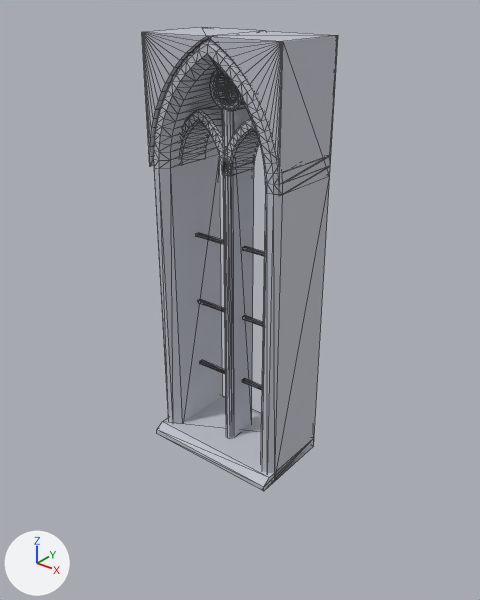
Renders of the FBX model Assets/HollowCurrent/Resources/Castle/HallLancetWindow.fbx from each side of a commit.
The view is the same before and after, from a 50 mm lens placed at (2.53, -3.14, 3.08), pointed at (0.0, 0.02, 1.13). Arrows for +X, +Y and +Z are at lower left; the lights stay in place. The first picture is the older version. Mesh edges are drawn as thin lines. Where no turn or scale is listed for an object, it has been applied to the vertices. Vertices at exactly the same position are counted once.

Objects in the first picture: 'HallLancetWindow'.
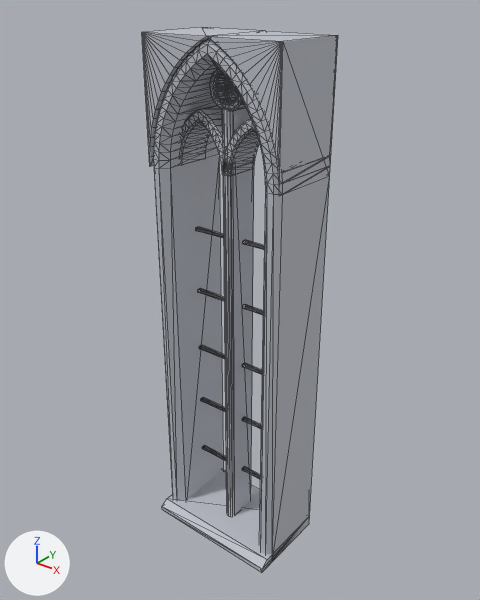
The newer file is also turned or shifted as a whole; pictures and numbers use the older file's frame.

Location of each change, [x1, y1, x2, y2] in pixels of the pictures (480 x 600 px; the box of a moved part takes in the faces that stretch with it):
'HallLancetWindow', reshaped (17% taller)
    before: [142, 27, 338, 491]
    after: [142, 27, 338, 572]
part 1 of me_halllancetwindow, moved or reshaped
    before: [196, 233, 224, 245]
    after: [202, 445, 226, 461]
part 2 of me_halllancetwindow, added
    after: [201, 397, 226, 412]
part 3 of me_halllancetwindow, added
    after: [199, 345, 225, 359]
part 4 of me_halllancetwindow, added
    after: [198, 288, 225, 302]
part 5 of me_halllancetwindow, added
    after: [196, 227, 224, 238]
part 6 of me_halllancetwindow, moved or reshaped
    before: [154, 163, 329, 491]
    after: [154, 163, 329, 572]
part 7 of me_halllancetwindow, moved or reshaped
    both: [150, 44, 279, 185]
part 8 of me_halllancetwindow, moved or reshaped
    before: [198, 246, 264, 327]
    after: [242, 240, 265, 429]

What changed in the scene script:
```text
Change me_halllancetwindow:
    used by ob_halllancetwindow; location = (0.0, 0.0, 0.0)
    remove me_halllancetwindow.from_pydata(...)  # 1014 vertices, 1984 faces; spans x -0.5..0.5, y -0.35..0.26, z 0.0..2.8
    add me_halllancetwindow.from_pydata(...)  # 1046 vertices, 2032 faces; spans x -0.5..0.5, y -0.35..0.26, z -0.75..2.8
    me_halllancetwindow part 1: the loose piece of 8 vertices spanning x -0.37..-0.03, y 0.01..0.03, z 1.5..1.52 is moved by (0.0, 0.0, -1.8)
    me_halllancetwindow part 2: a new loose piece, a box spanning x -0.37..-0.035, y 0.007..0.033, z 0.161..0.181, in mat_castle_iron (grey #818189)
    me_halllancetwindow part 3: a new loose piece, a box spanning x -0.37..-0.035, y 0.007..0.033, z 0.621..0.641, in mat_castle_iron (grey #818189)
    me_halllancetwindow part 4: a new loose piece, a box spanning x -0.37..-0.035, y 0.007..0.033, z 1.082..1.102, in mat_castle_iron (grey #818189)
    me_halllancetwindow part 5: a new loose piece, a box spanning x -0.37..-0.035, y 0.007..0.033, z 1.542..1.562, in mat_castle_iron (grey #818189)
    me_halllancetwindow part 6
    2 faces are deleted
    26 vertices in x -0.5..0.5, y -0.35..0.26, z 0.0..0.07 move by (0.0, 0.0, -0.75)
    8 vertices in x 0.04..0.37, y 0.01..0.03, z 0.49..0.51 move by (0.0, 0.0, -0.79)
    6 vertices in x -0.37..-0.04, y 0.01..0.03, z 0.49..0.51 move by (0.41, 0.0, 0.59)
    5 vertices move from x -0.5..0.5, y -0.29..0.03, z 0.0..0.51 to x -0.5..0.5, y -0.29..0.03, z -0.75..1.1
    2 new faces join them, mat_castle_iron (grey #818189)
    me_halllancetwindow part 7
    98 faces are deleted
    98 new faces join them, mat_castle_dressedstone (light grey #bfc2cb)
    me_halllancetwindow part 8
    2 faces are deleted
    8 vertices in x 0.04..0.37, y 0.01..0.03, z 1.0..1.02 move by (0.0, 0.0, -0.84)
    8 vertices in x 0.04..0.37, y 0.01..0.03, z 1.5..1.52 move by (0.0, 0.0, -0.88)
    6 vertices in x -0.37..-0.04, y 0.01..0.03, z 1.0..1.02 move by (0.41, 0.0, 0.54)
    2 vertices move from x -0.03, y 0.03, z 1.0..1.02 to x 0.37, y 0.03, z 1.54..1.56
    2 new faces join them, mat_castle_iron (grey #818189)
```
